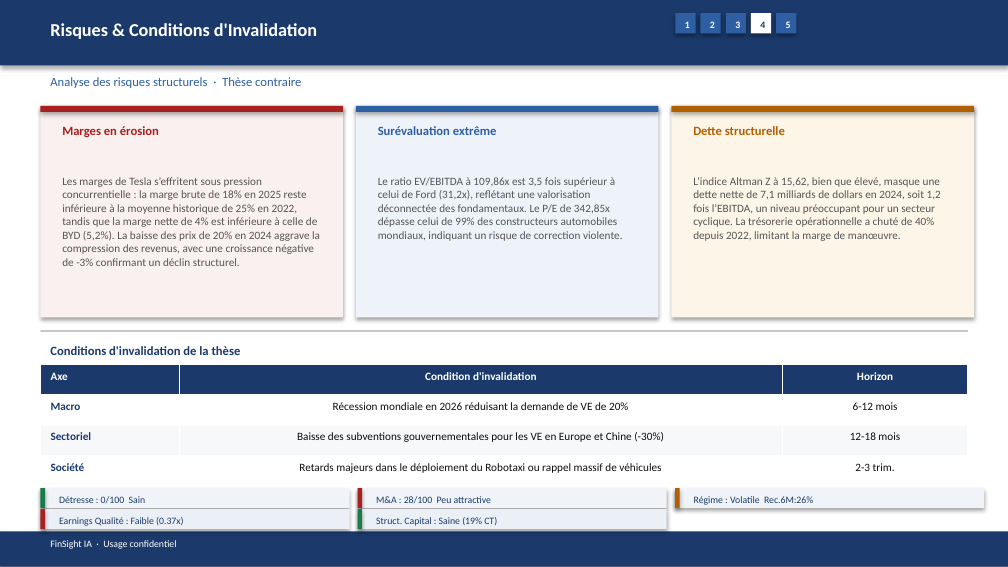
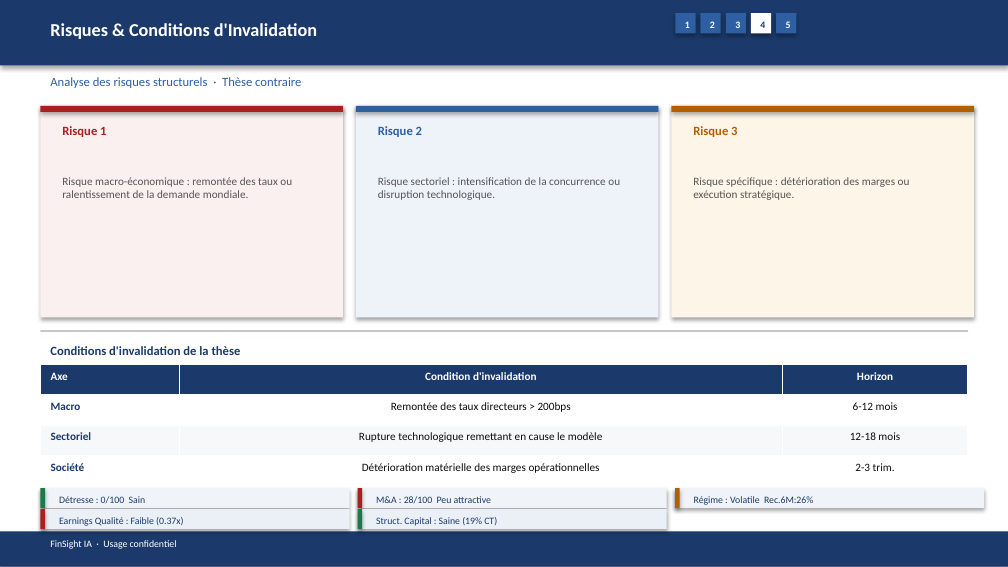
Before and after one commit to baptistejeh07-art/finsight-ia, a slide deck: slide 19 of preview/TSLA/TSLA_pitchbook.pptx. Drawn at 1008x567 pixels with LibreOffice and Linux fonts; fonts in the diff are those of the drawing. Boxes give left, top, right and bottom in pixels: in the first picture for what was removed or moved away, otherwise in the second. Text is boxed around its words. In the diff, an @@ line names an element or a change of style, - is before the commit and + after.

```diff
--- a/preview/TSLA/TSLA_pitchbook.pptx
+++ b/preview/TSLA/TSLA_pitchbook.pptx
@@ text at box(62, 126, 106, 137): text changed @@
-Marges en érosion
+Risque 1
@@ text at box(378, 126, 422, 137): text changed @@
-Surévaluation extrême
+Risque 2
@@ text at box(693, 126, 737, 137): text changed @@
-Dette structurelle
+Risque 3
@@ text at box(62, 177, 292, 198): text changed @@
-Les marges de Tesla s’effritent sous pression concurrentielle : la marge brute de 18% en 2025 reste inférieure à la moyenne historique de 25% en 2022, tandis que la marge nette de 4% est inférieure à celle de BYD (5,2%). La baisse des prix de 20% en 2024 aggrave la compression des revenus, avec une croissance négative de -3% confirmant un déclin structurel.
+Risque macro-économique : remontée des taux ou ralentissement de la demande mondiale.
@@ text at box(378, 177, 620, 200): text changed @@
-Le ratio EV/EBITDA à 109,86x est 3,5 fois supérieur à celui de Ford (31,2x), reflétant une valorisation déconnectée des fondamentaux. Le P/E de 342,85x dépasse celui de 99% des constructeurs automobiles mondiaux, indiquant un risque de correction violente.
+Risque sectoriel : intensification de la concurrence ou disruption technologique.
@@ text at box(693, 177, 910, 200): text changed @@
-L’indice Altman Z à 15,62, bien que élevé, masque une dette nette de 7,1 milliards de dollars en 2024, soit 1,2 fois l’EBITDA, un niveau préoccupant pour un secteur cyclique. La trésorerie opérationnelle a chuté de 40% depuis 2022, limitant la marge de manœuvre.
+Risque spécifique : détérioration des marges ou exécution stratégique.
@@ table at box(40, 365, 968, 486) @@
-row 2, column 2: Récession mondiale en 2026 réduisant la demande de VE de 20%
+row 2, column 2: Remontée des taux directeurs > 200bps
-row 3, column 2: Baisse des subventions gouvernementales pour les VE en Europe et Chine (-30%)
+row 3, column 2: Rupture technologique remettant en cause le modèle
-row 4, column 2: Retards majeurs dans le déploiement du Robotaxi ou rappel massif de véhicules
+row 4, column 2: Détérioration matérielle des marges opérationnelles
```
Also in this commit, not shown: 15 other slides changed, 4 other files.
